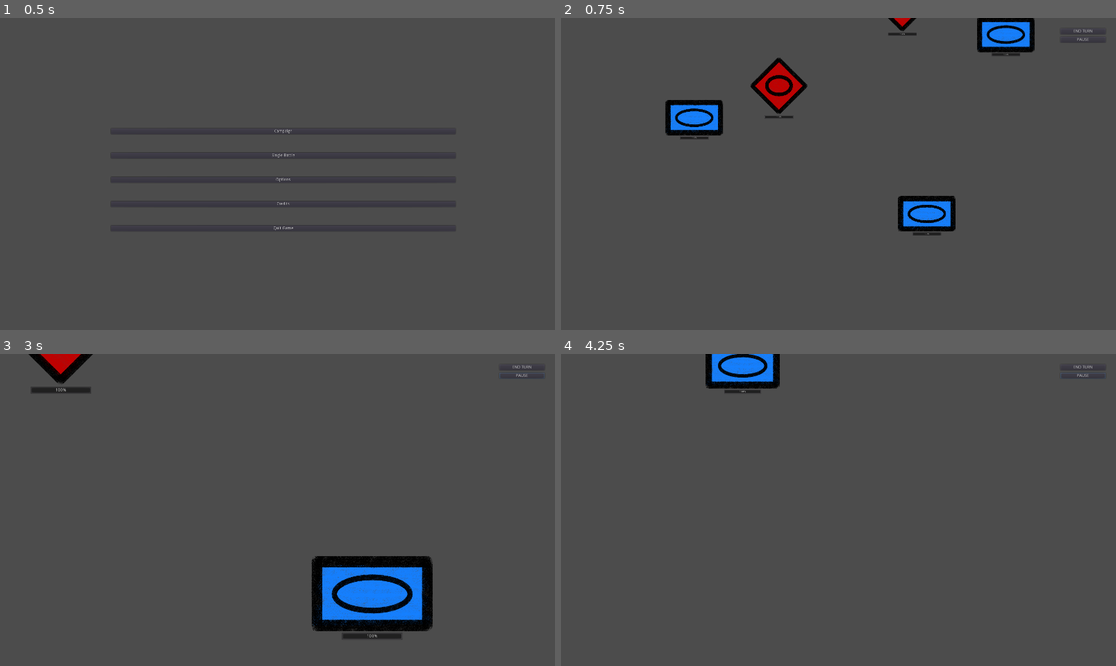
Above: before the commit, frames 1-4 (two rows, left to right).
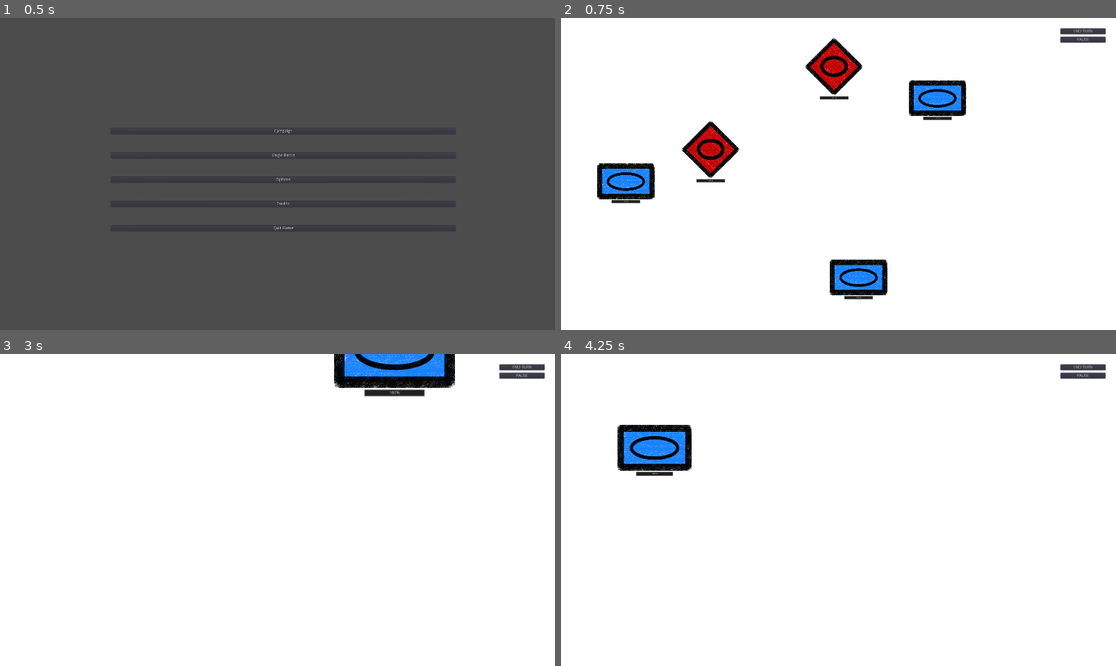
Above: after the commit, the same moments.

Repository: Inglo-Games/GodotWildJam22
Game: Godot game, scene res://src/menus/main_menu.tscn
The game is run twice, just before and just after one commit, with the same random seed, the same clock (stepped at 60 frames per second) and the same inputs.
Inputs (mouse positions are in pixels of both pictures, inside the frame that each line leads up to):
- Up to frame 1 (0.5 s): no input
- Up to frame 2 (0.75 s): click "Campaign" at 0.5 s
- Up to frame 3 (3 s): click "END TURN" at 1.25 s; click "PAUSE" at 2 s; move the mouse to (277, 510) at 2.77 s; hold Right (ui_right) from 2.78 s (still down); hold Mouse wheel up (cam_zoom_in) from 2.78 s (still down); click (277, 510) at 2.92 s
- Up to frame 4 (4.25 s): move the mouse to (727, 525) at 3.52 s; release Right (ui_right) at 3.53 s; release Mouse wheel up (cam_zoom_in) at 3.53 s; hold Down (ui_down) from 3.53 s (still down); tap Mouse wheel down (cam_zoom_out) at 3.6 s

Frame 1 is identical in both runs. In frame 2, 99% of the frame differs, in the area x 0-100%, y 0-100%; in frame 3, 100%; in frame 4, 100%.

Commit message:
Add map background image node and set camera limits

Diff:
--- a/game_src/src/battle_map/battle_map.tscn
+++ b/game_src/src/battle_map/battle_map.tscn
@@ -8,7 +8,16 @@
 [ext_resource path="res://assets/img/attack_range_marker.png" type="Texture" id=6]
 
 [node name="map" type="Control"]
+margin_right = 32000.0
+margin_bottom = 16000.0
 script = ExtResource( 1 )
+__meta__ = {
+"_edit_use_anchors_": false
+}
+
+[node name="bg" type="ColorRect" parent="."]
+anchor_right = 1.0
+anchor_bottom = 1.0
 __meta__ = {
 "_edit_use_anchors_": false
 }
@@ -47,24 +56,28 @@
 }
 
 [node name="unit" parent="player_units" instance=ExtResource( 3 )]
-margin_left = -998.354
-margin_top = -376.234
-margin_right = -998.354
-margin_bottom = -376.234
+margin_left = 1807.45
+margin_top = 2158.04
+margin_right = 1807.45
+margin_bottom = 2158.04
 
 [node name="unit2" parent="player_units" instance=ExtResource( 3 )]
-margin_left = 611.203
-margin_top = 288.97
-margin_right = 611.203
-margin_bottom = 288.97
+margin_left = 3417.0
+margin_top = 2823.24
+margin_right = 3417.0
+margin_bottom = 2823.24
 
 [node name="unit3" parent="player_units" instance=ExtResource( 3 )]
-margin_left = 1157.62
-margin_top = -952.349
-margin_right = 1157.62
-margin_bottom = -952.349
+margin_left = 3963.42
+margin_top = 1581.92
+margin_right = 3963.42
+margin_bottom = 1581.92
 
 [node name="enemy_units" type="Control" parent="."]
+margin_left = 2805.8
+margin_top = 2534.27
+margin_right = 2805.8
+margin_bottom = 2534.27
 mouse_filter = 2
 __meta__ = {
 "_edit_use_anchors_": false
@@ -83,9 +96,14 @@
 margin_bottom = -1168.69
 
 [node name="cam" type="Camera2D" parent="."]
+position = Vector2( 3278.37, 2093.03 )
 skew = 4.37114e-08
 current = true
 zoom = Vector2( 2, 2 )
+limit_left = 0
+limit_top = 0
+limit_right = 32000
+limit_bottom = 16000
 script = ExtResource( 4 )
 
 [node name="ui_layer" type="CanvasLayer" parent="."]
@@ -112,31 +130,4 @@
 margin_right = 156.0
 margin_bottom = 49.0
 text = "PAUSE"
-
-[node name="Label" type="Label" parent="ui_layer"]
-margin_left = 2.8316
-margin_top = 12.2704
-margin_right = 42.8316
-margin_bottom = 26.2704
-__meta__ = {
-"_edit_use_anchors_": false
-}
-
-[node name="Label2" type="Label" parent="ui_layer"]
-margin_left = 3.46657
-margin_top = 35.8672
-margin_right = 43.4666
-margin_bottom = 49.8672
-__meta__ = {
-"_edit_use_anchors_": false
-}
-
-[node name="Label3" type="Label" parent="ui_layer"]
-margin_left = 2.8316
-margin_top = 68.9028
-margin_right = 42.8316
-margin_bottom = 82.9028
-__meta__ = {
-"_edit_use_anchors_": false
-}
 [connection signal="button_up" from="ui_layer/vbox/end_turn_btn" to="." method="_on_end_turn_btn_up"]
